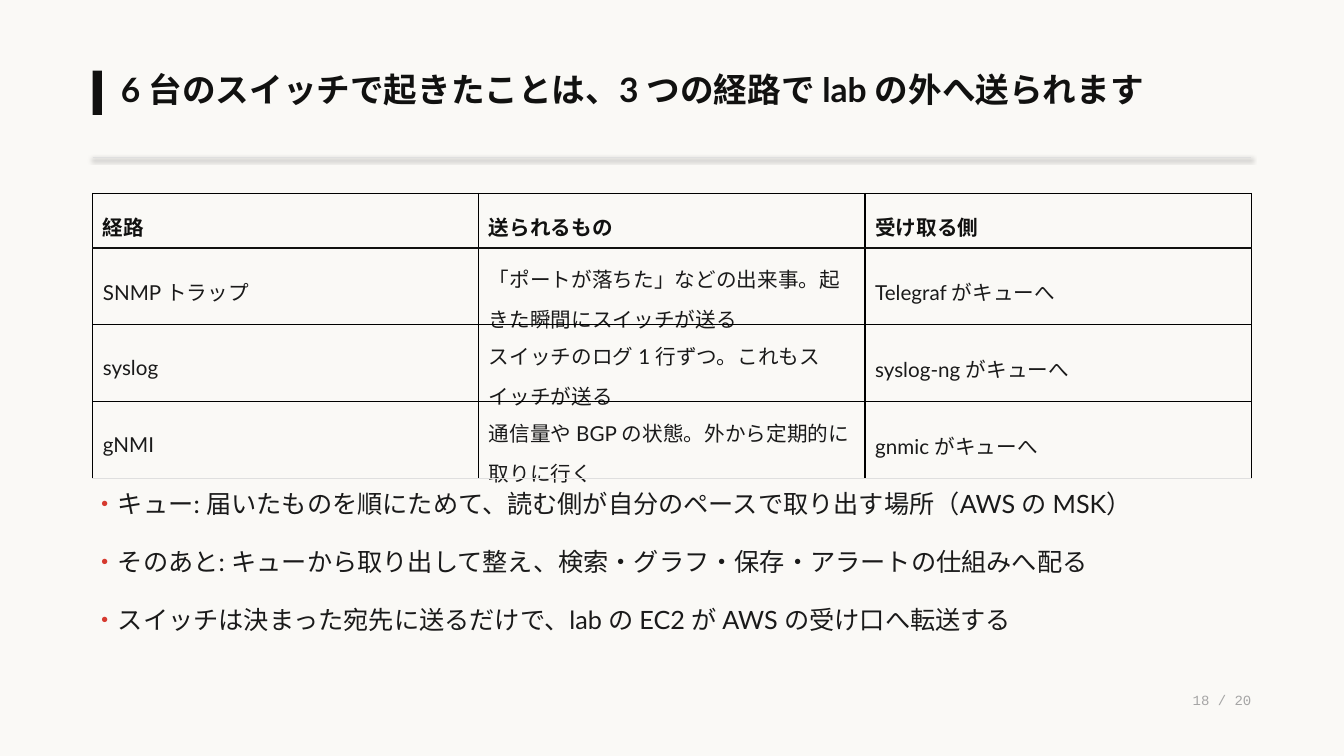
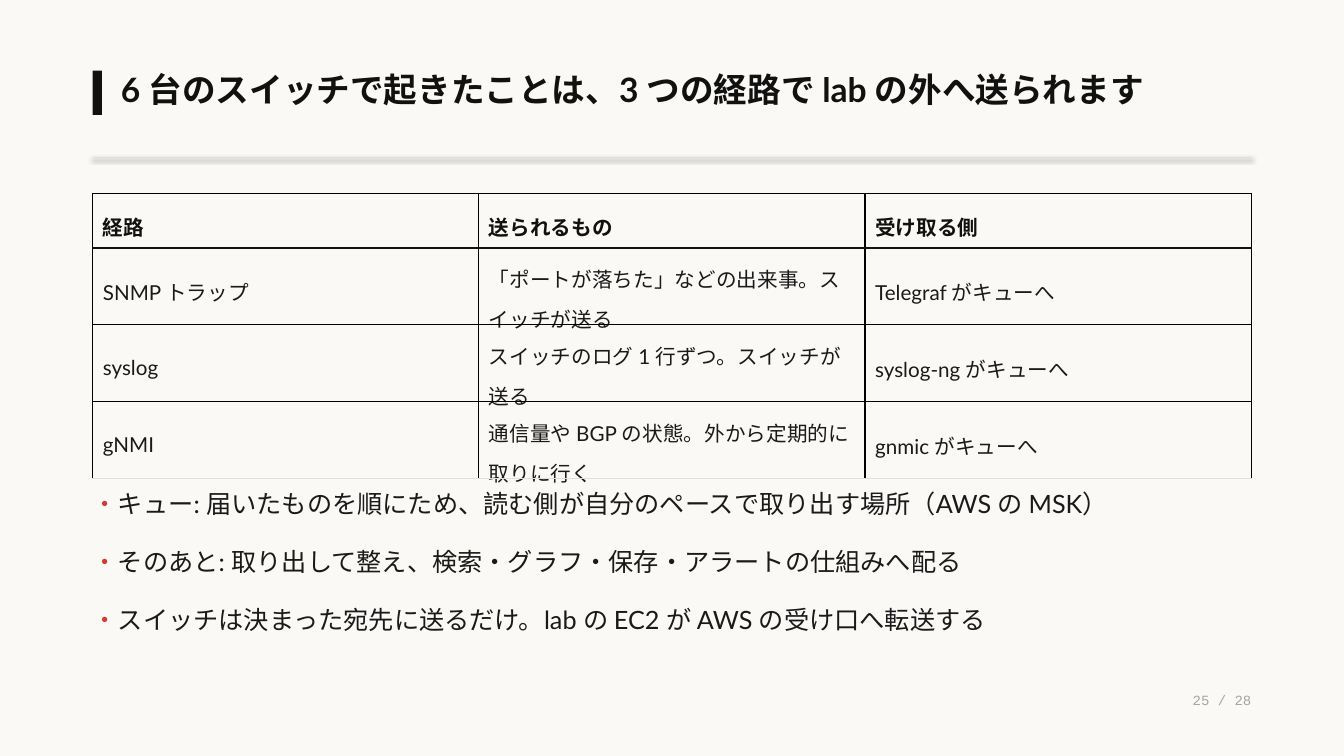
Before and after one commit to eddie-eights/nwc-poc, a slide deck: slide 25 of docs/lab-network-architecter.pptx (slide 18 before the commit). Drawn at 1344x756 pixels with LibreOffice and Linux fonts; fonts in the diff are those of the drawing. Boxes give left, top, right and bottom in pixels: in the first picture for what was removed or moved away, otherwise in the second. Text is boxed around its words. In the diff, an @@ line names an element or a change of style, - is before the commit and + after.

```diff
--- a/docs/lab-network-architecter.pptx
+++ b/docs/lab-network-architecter.pptx
@@ table at (93, 194, 1251, 487) @@
-row 2, column 2: 「ポートが落ちた」などの出来事。起きた瞬間にスイッチが送る
+row 2, column 2: 「ポートが落ちた」などの出来事。スイッチが送る
-row 3, column 2: スイッチのログ 1 行ずつ。これもスイッチが送る
+row 3, column 2: スイッチのログ 1 行ずつ。スイッチが送る
@@ text at (93, 491, 1108, 631): text changed @@
-・キュー: 届いたものを順にためて、読む側が自分のペースで取り出す場所（AWS の MSK）
-・そのあと: キューから取り出して整え、検索・グラフ・保存・アラートの仕組みへ配る
-・スイッチは決まった宛先に送るだけで、lab の EC2 が AWS の受け口へ転送する
+・キュー: 届いたものを順にため、読む側が自分のペースで取り出す場所（AWS の MSK）
+・そのあと: 取り出して整え、検索・グラフ・保存・アラートの仕組みへ配る
+・スイッチは決まった宛先に送るだけ。lab の EC2 が AWS の受け口へ転送する
@@ text at (1193, 696, 1252, 705): text changed @@
-18 / 20
+25 / 28
```
Also in this commit, not shown: 18 other slides changed, 8 slides added, 1 other file.
